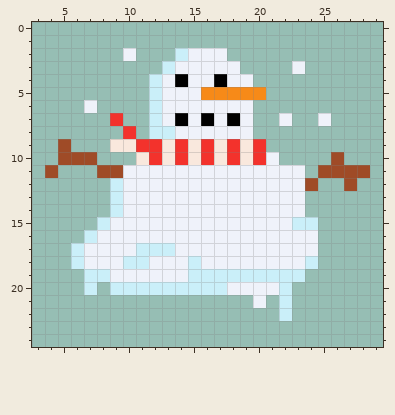
Edited in one commit: pixel-art sprite (traits/heads/head-snowman.png). Above, as it was before the edit.
The file is 32x32 pixels. Shown: x 3..29, y 0..24.
Once edited:
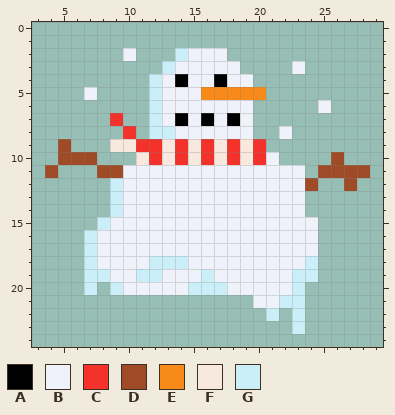
Palette (. is transparent): A #000000  B #eff2fa  C #f3322c  D #9f4b27  E #f78a18  F #f9e8dd  G #caeff9
Commit: lumps were weird - trying to fix
The edit:
There is now colour B in row 5 at x 7; in row 6 at x 25; in row 8 at x 22; in row 21 at x 21.
The edit turns colour G into colour B in row 15 at x 23 to 24; in row 17 at x 11 to 13; in row 18 at x 10 to 11 and 15; in row 19 at x 15 and 17 to 22; in row 20 at x 10 to 14 and 22.
There is now colour G in row 19 at x 24; in rows 20 to 21 at x 23; in row 22 at x 21 and 23; in row 23 at x 23.
The edit turns colour B into colour G in row 17 at x 7; in row 18 at x 7 and 12 to 14; in row 19 at x 11 to 12.
Colour B is removed in row 6 at x 7; in row 7 at x 22 and 25.
Colour G is removed in rows 17 to 18 at x 6; in row 22 at x 22.
Boxes around the changes in both pictures, in picture pixels (x1, y1, x2, y2):
changed: (84, 87, 97, 113)
changed: (279, 100, 331, 139)
changed: (71, 217, 318, 334)
